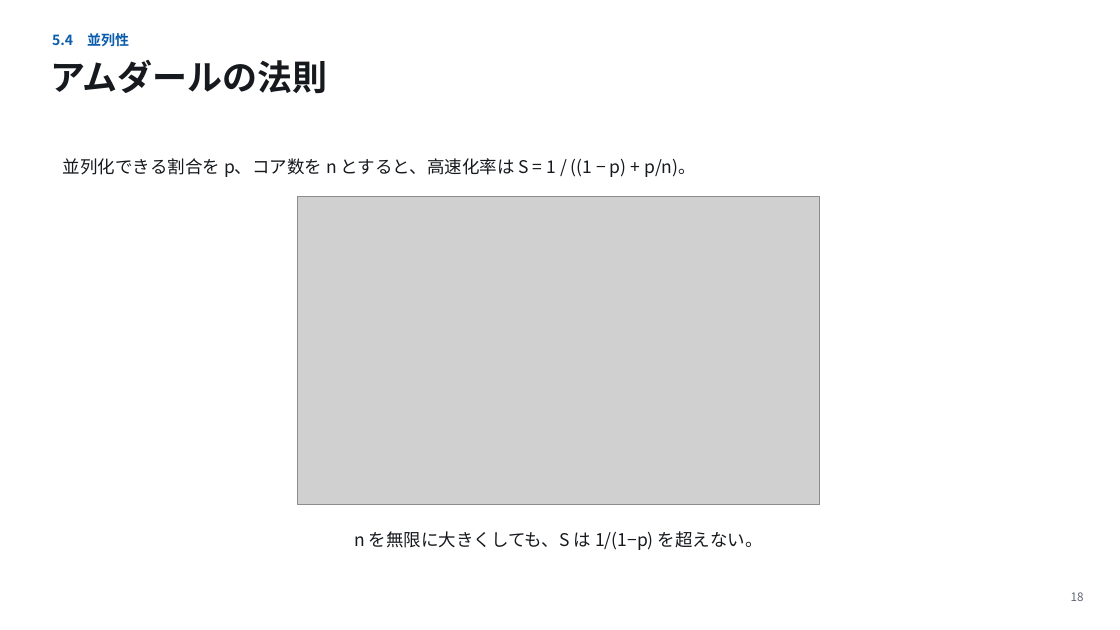
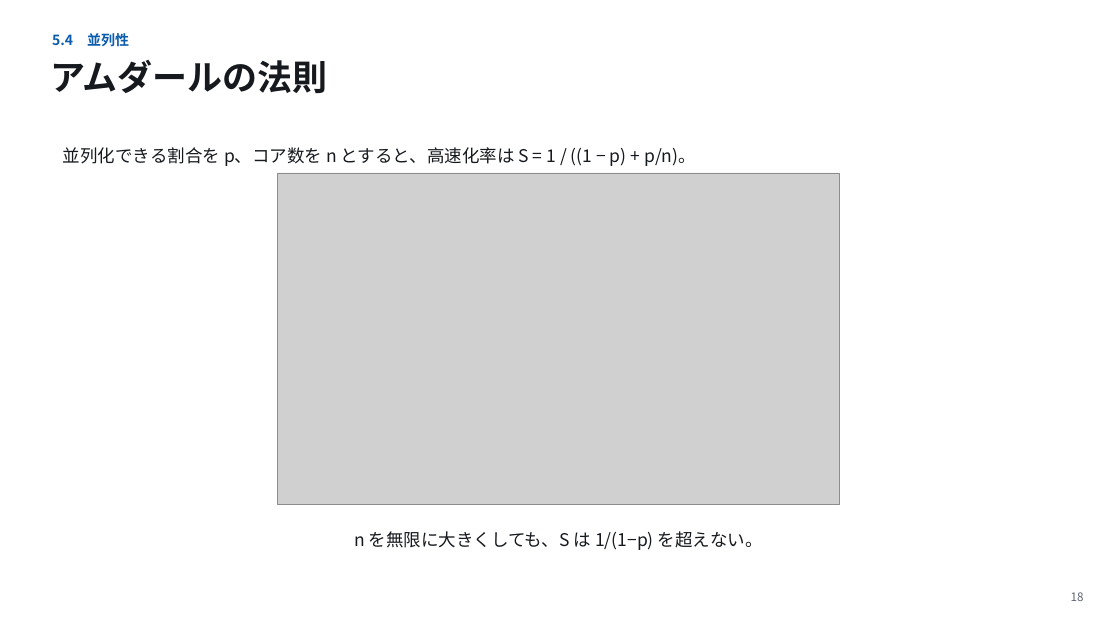
Before and after one commit to koide55/CompOutline, a slide deck: slide 18 of slides/第05回_記憶階層とプロセッサの並列性.pptx. Drawn at 1120x630 pixels with LibreOffice and Linux fonts; fonts in the diff are those of the drawing; grey boxes stand for pictures. Boxes give left, top, right and bottom in pixels: in the first picture for what was removed or moved away, otherwise in the second. Text is boxed around its words. In the diff, an @@ line names an element or a change of style, - is before the commit and + after.

```diff
--- a/slides/第05回_記憶階層とプロセッサの並列性.pptx
+++ b/slides/第05回_記憶階層とプロセッサの並列性.pptx
@@ text "並列化できる割合を p、コア数を n とすると、高速化率は S ...": place and size @@
-text "並列化できる割合を p、コア数を n とすると、高速化率は S ..." at [63,158,696,177]
+text "並列化できる割合を p、コア数を n とすると、高速化率は S ..." at [63,147,696,166]
@@ picture: place and size @@
-picture at [297,197,820,504]
+picture at [277,173,840,504]
```
Also in this commit, not shown: 4 other slides changed, 23 other files.
